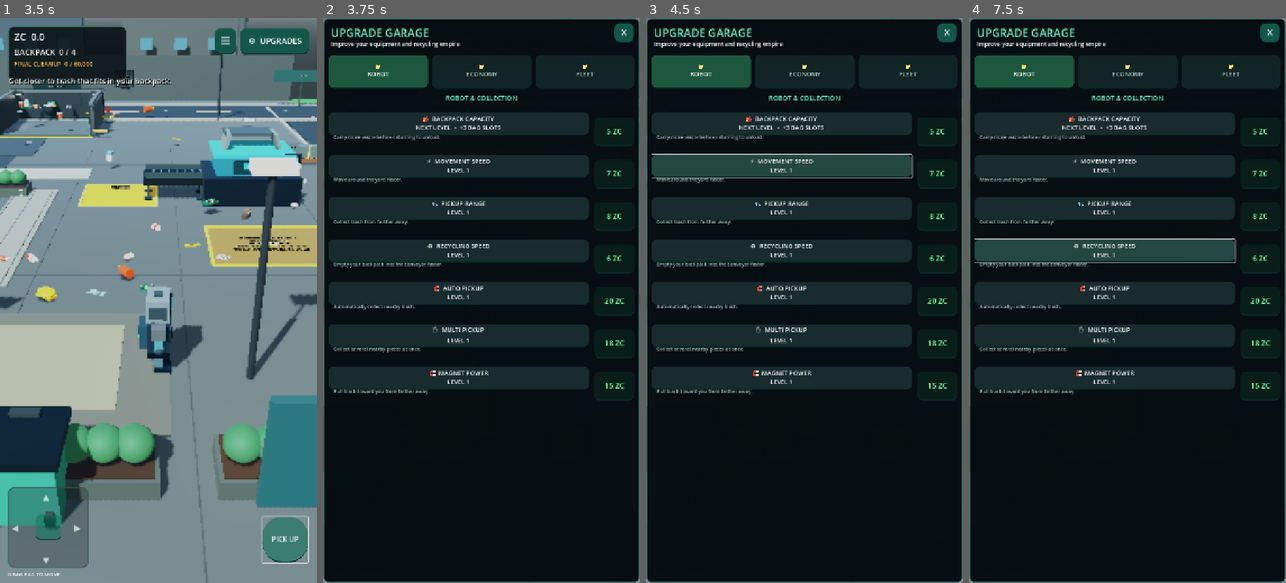
Above: before the commit, frames 1-4 (left to right).
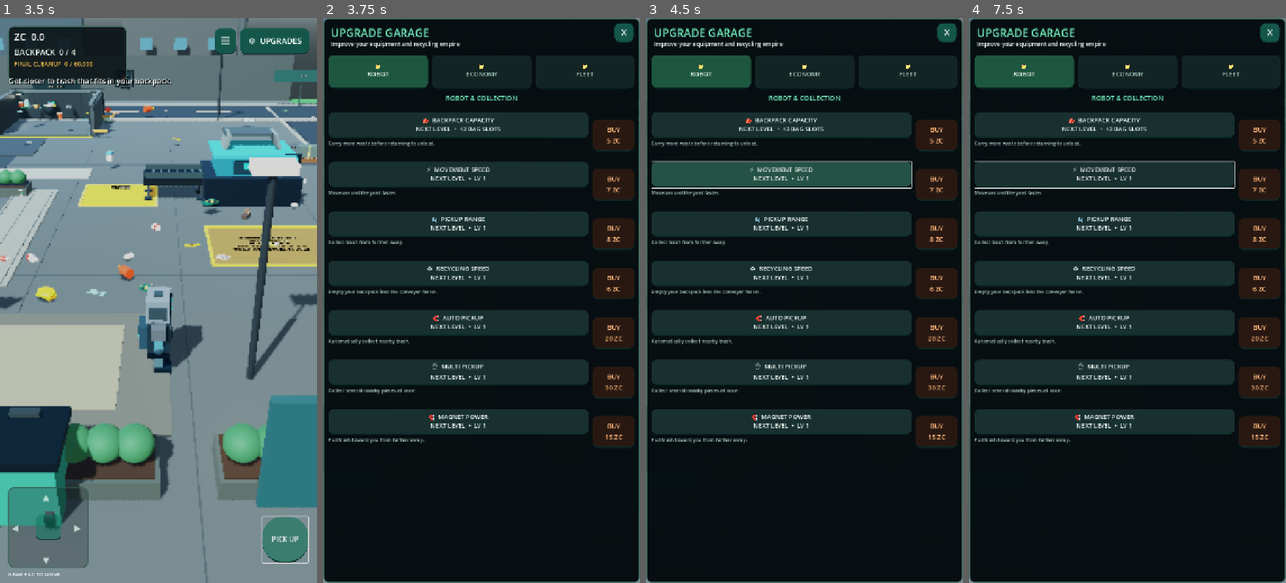
Above: after the commit, the same moments.

Repository: zekainstabot/trash-empire
Game: Godot game, scene res://Scenes/Main.tscn
The game is run twice, just before and just after one commit, with the same random seed, the same clock (stepped at 60 frames per second) and the same inputs.
Inputs (mouse positions are in pixels of both pictures, inside the frame that each line leads up to):
- Up to frame 1 (3.5 s): click "▶ PLAY" at 0.5 s; move the mouse to (228, 272) at 1.27 s; hold D (move_right) 1.28-2 s; click (228, 272) at 1.42 s; drag from (95, 328) to (142, 413) at 2.02 s; click "PICK UP" at 2.75 s
- Up to frame 2 (3.75 s): click "⚙ UPGRADES" at 3.5 s
- Up to frame 3 (4.5 s): click (782, 164) at 4.25 s, where only the run before the commit has a clickable "⚡ MOVEMENT SPEED LEVEL 1"
- Up to frame 4 (7.5 s): click (1105, 164) at 5 s, where only the run before the commit has a clickable "⚡ MOVEMENT SPEED LEVEL 1"; click (1105, 210) at 5.75 s, where only the run before the commit has a clickable "🧤 PICKUP RANGE LEVEL 1"; click (1105, 210) at 6.5 s, where only the run before the commit has a clickable "🧤 PICKUP RANGE LEVEL 1"; click (1105, 249) at 7.25 s, where only the run before the commit has a clickable "♻ RECYCLING SPEED LEVEL 1"

Frame 1 is identical in both runs. In frame 2, 31% of the frame differs, in the area x 1-99%, y 17-76%; in frame 3, 32%; in frame 4, 32%.

Commit message:
Improve upgrade garage feedback and purchase clarity

Diff:
--- a/Scripts/main.gd
+++ b/Scripts/main.gd
@@ -1591,51 +1591,51 @@
 
 		for branch in category.branches:
 			var upgrade_row := HBoxContainer.new()
-			upgrade_row.custom_minimum_size = Vector2(0, 88)
+			upgrade_row.custom_minimum_size = Vector2(0, 104)
 			upgrade_row.size_flags_horizontal = Control.SIZE_EXPAND_FILL
-			upgrade_row.add_theme_constant_override("separation", 12)
+			upgrade_row.add_theme_constant_override("separation", 9)
 			category_body.add_child(upgrade_row)
 
 			var upgrade_info := VBoxContainer.new()
 			upgrade_info.size_flags_horizontal = Control.SIZE_EXPAND_FILL
 			upgrade_info.size_flags_stretch_ratio = 1.0
-			upgrade_info.add_theme_constant_override("separation", 3)
+			upgrade_info.add_theme_constant_override("separation", 4)
 			upgrade_row.add_child(upgrade_info)
 
 			var row := Button.new()
-			row.custom_minimum_size = Vector2(0, 52)
+			row.custom_minimum_size = Vector2(0, 58)
 			row.size_flags_horizontal = Control.SIZE_EXPAND_FILL
 			row.add_theme_font_size_override("font_size", 14)
-			row.add_theme_color_override("font_color", Color.WHITE)
-			row.add_theme_stylebox_override("normal", _button_style(Color(0.10, 0.17, 0.18)))
-			row.add_theme_stylebox_override("hover", _button_style(Color(0.14, 0.28, 0.25)))
-			row.add_theme_stylebox_override("pressed", _button_style(Color(0.07, 0.12, 0.13)))
-			row.add_theme_stylebox_override("disabled", _button_style(Color(0.07, 0.10, 0.11)))
+			row.add_theme_color_override("font_color", Color(0.96, 1.0, 0.98))
+			row.add_theme_stylebox_override("normal", _button_style(Color(0.10, 0.19, 0.19)))
+			row.add_theme_stylebox_override("hover", _button_style(Color(0.14, 0.32, 0.27)))
+			row.add_theme_stylebox_override("pressed", _button_style(Color(0.07, 0.14, 0.13)))
+			row.add_theme_stylebox_override("disabled", _button_style(Color(0.08, 0.13, 0.12)))
 			row.pressed.connect(_purchase_upgrade_branch.bind(String(branch)))
 			upgrade_info.add_child(row)
 
 			var description := Label.new()
 			description.text = String(descriptions.get(String(branch), "Improves this part of your operation."))
-			description.position = Vector2(12, 48)
-			description.size = Vector2(340, 34)
+			description.custom_minimum_size = Vector2(0, 30)
+			description.size_flags_horizontal = Control.SIZE_EXPAND_FILL
 			description.autowrap_mode = TextServer.AUTOWRAP_WORD_SMART
 			description.add_theme_font_size_override("font_size", 11)
-			description.add_theme_color_override("font_color", Color(0.69, 0.78, 0.75))
-			row.add_child(description)
+			description.add_theme_color_override("font_color", Color(0.69, 0.80, 0.76))
+			upgrade_info.add_child(description)
 
 			var price_panel := PanelContainer.new()
-			price_panel.custom_minimum_size = Vector2(92, 66)
+			price_panel.custom_minimum_size = Vector2(96, 72)
 			price_panel.size_flags_vertical = Control.SIZE_SHRINK_CENTER
-			price_panel.add_theme_stylebox_override("panel", _button_style(Color(0.035, 0.12, 0.095)))
+			price_panel.add_theme_stylebox_override("panel", _button_style(Color(0.035, 0.15, 0.105)))
 			upgrade_row.add_child(price_panel)
 			var price_label := Label.new()
-			price_label.text = "—"
+			price_label.text = "BUY"
 			price_label.horizontal_alignment = HORIZONTAL_ALIGNMENT_CENTER
 			price_label.vertical_alignment = VERTICAL_ALIGNMENT_CENTER
-			price_label.add_theme_font_size_override("font_size", 17)
-			price_label.add_theme_color_override("font_color", Color(0.48, 1.0, 0.68))
+			price_label.add_theme_font_size_override("font_size", 15)
+			price_label.add_theme_color_override("font_color", Color(0.55, 1.0, 0.72))
 			price_panel.add_child(price_label)
-			skill_node_data.append({"button": row, "price_label": price_label, "description": description, "branch": String(branch), "title": String(titles[branch])})
+			skill_node_data.append({"button": row, "price_label": price_label, "description": description, "branch": String(branch), "title": String(titles[branch]), "price_panel": price_panel})
 
 		folder.pressed.connect(_select_upgrade_category.bind(category_index, category_bodies, folder_buttons, category_titles, detail_title))
 
@@ -1819,36 +1819,45 @@
 		"packaging": await _upgrade_packaging()
 
 func _refresh_upgrade_prices() -> void:
-	var base_costs := {"capacity":5.0,"speed":7.0,"unload":6.0, …(223 unchanged characters)… rops":18.0,"respawn":12.0,"bulk_pickup":18.0}
+	var base_costs := {"capacity":5.0,"speed":7.0,"unload":6.0, …(223 unchanged characters)… rops":18.0,"respawn":12.0,"bulk_pickup":30.0}
 	for node in skill_node_data:
 		var branch := String(node.branch)
 		var current := _skill_level(branch)
 		var unlocked := _skill_branch_unlocked(branch)
 		var button := node.button as Button
 		var price_label := node.price_label as Label
+		var price_panel := node.price_panel as PanelContainer
 		var icon := _skill_icon(branch)
-		if current >= 3 and branch != "capacity":
+		var maxed := current >= 3
+		var price := _upgrade_cost(float(base_costs.get(branch, 4.0)), current + 1)
+		if branch == "capacity":
+			price = _upgrade_cost(5.0, upgrade_level)
+		if maxed and branch != "capacity":
 			button.text = "%s  %s\nMAX LEVEL  •  LV 3" % [icon, node.title]
 			button.disabled = true
-			price_label.text = "MAX"
-			price_label.add_theme_color_override("font_color", Color(0.65, 0.82, 0.72))
+			price_label.text = "MAX\nLEVEL"
+			price_label.add_theme_color_override("font_color", Color(0.72, 0.84, 0.76))
+			price_panel.add_theme_stylebox_override("panel", _button_style(Color(0.08, 0.14, 0.11)))
 		elif not unlocked:
-			button.text = "%s  %s\nLEVEL %d" % [icon, node.title, current + 1]
-			button.disabled = false
-			price_label.text = "%.0f ZC" % _upgrade_cost(float(base_costs.get(branch, 4.0)), current + 1)
-			price_label.add_theme_color_override("font_color", Color(0.48, 1.0, 0.68))
+			button.text = "%s  %s\nLOCKED" % [icon, node.title]
+			button.disabled = true
+			price_label.text = "LOCKED"
+			price_label.add_theme_color_override("font_color", Color(0.72, 0.76, 0.74))
 		else:
-			var price := _upgrade_cost(float(base_costs.get(branch, 4.0)), current + 1)
 			var next_level := current + 1
+			var effect_text := "NEXT LEVEL  •  LV %d" % next_level
 			if branch == "capacity":
-				next_level = upgrade_level
-				price = _upgrade_cost(5.0, upgrade_level)
-				button.text = "%s  %s\nNEXT LEVEL  •  +3 BAG SLOTS" % [icon, node.title]
+				effect_text = "NEXT LEVEL  •  +3 BAG SLOTS"
+			button.text = "%s  %s\n%s" % [icon, node.title, effect_text]
+			button.disabled = payment_active
+			if payment_active:
+				price_label.text = "BUYING..."
+				price_label.add_theme_color_override("font_color", Color(1.0, 0.82, 0.38))
+				price_panel.add_theme_stylebox_override("panel", _button_style(Color(0.20, 0.15, 0.055)))
 			else:
-				button.text = "%s  %s\nLEVEL %d" % [icon, node.title, next_level]
-			price_label.text = "%.0f ZC" % price
-			price_label.add_theme_color_override("font_color", Color(0.48, 1.0, 0.68))
-			button.disabled = false
+				price_label.text = "BUY\n%.0f ZC" % price
+				price_label.add_theme_color_override("font_color", Color(0.55, 1.0, 0.72) if money >= price else Color(1.0, 0.72, 0.48))
+				price_panel.add_theme_stylebox_override("panel", _button_style(Color(0.035, 0.15, 0.105) if money >= price else Color(0.16, 0.095, 0.07)))
 
 func _skill_key_owned(key: String) -> bool:
 	var parts := key.rsplit("_", true, 1)
